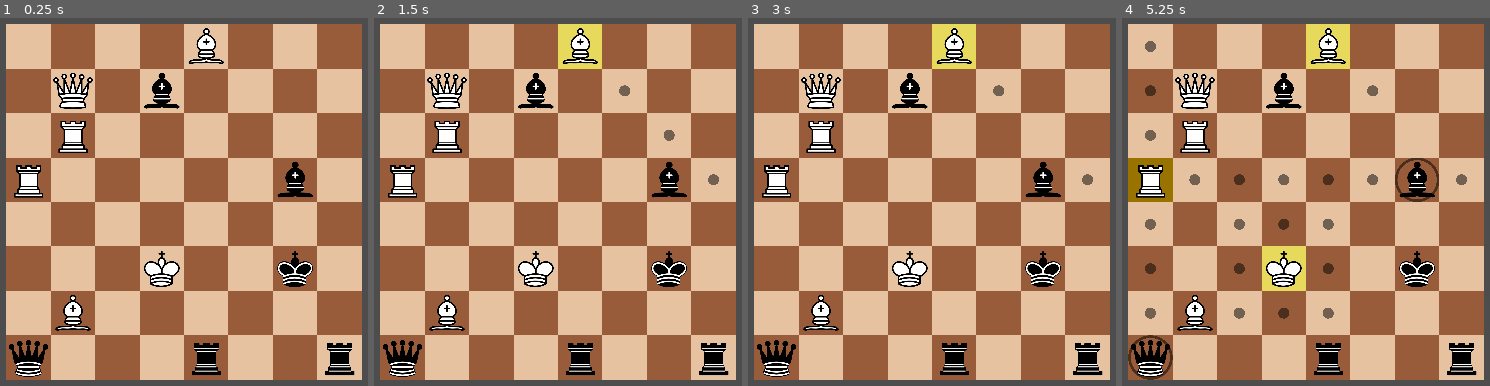
Above: before the commit, frames 1-4 (left to right).
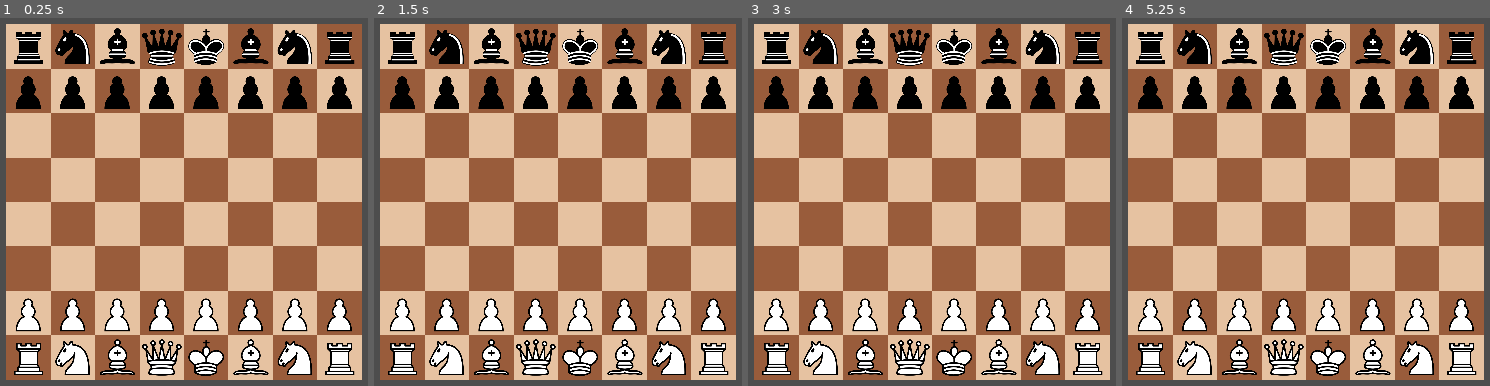
Above: after the commit, the same moments.

Repository: Fitzpatrick090976/2d-Chess-v3
Game: Godot game, scene res://Scenes/game.tscn
Same seed, same stepped clock (60 frames per second), same inputs: the game is played once before the commit and once after it.
Inputs (mouse positions are in pixels of both pictures, inside the frame that each line leads up to):
- Up to frame 1 (0.25 s): no input
- Up to frame 2 (1.5 s): tap Enter at 0.5 s; move the mouse to (580, 47) at 0.52 s; press the mouse at (580, 47) at 0.53 s; tap Space at 1.25 s; move the mouse to (447, 91) at 1.27 s; release the mouse at (447, 91) at 1.28 s; click (447, 91) at 1.35 s
- Up to frame 3 (3 s): tap Enter at 2 s; move the mouse to (909, 91) at 2.02 s; press the mouse at (909, 91) at 2.03 s; tap Space at 2.75 s; move the mouse to (821, 135) at 2.77 s; release the mouse at (821, 135) at 2.78 s; click (821, 135) at 2.85 s
- Up to frame 4 (5.25 s): tap Enter at 3.5 s; move the mouse to (1151, 179) at 3.52 s; press the mouse at (1151, 179) at 3.53 s; tap Space at 4.25 s; move the mouse to (1416, 179) at 4.27 s; release the mouse at (1416, 179) at 4.28 s; click (1416, 179) at 4.35 s; move the mouse to (1283, 268) at 5.02 s; press the mouse at (1283, 268) at 5.03 s

The runs differ from the first frame. In frame 1, 17% of the frame differs, in the area x 2-97%, y 2-98%; in frame 2, 18%; in frame 3, 18%; in frame 4, 21%, in the area x 1-97%, y 1-99%.

Commit message:
Knight, Pawn

Diff:
--- a/Scenes/game.tscn
+++ b/Scenes/game.tscn
@@ -8,6 +8,6 @@
 [node name="Camera2D" type="Camera2D" parent="."]
 
 [node name="Board" parent="." instance=ExtResource("1_bx6lc")]
-board_piece_setup = "4B3/1Q1b4/1R6/R5b1/8/3K2k1/1B6/q3r2r"
+board_piece_setup = "rnbqkbnr/pppppppp/8/8/8/8/PPPPPPPP/RNBQKBNR"
 
 [node name="Black" parent="." instance=ExtResource("2_1ssx0")]
--- a/Scenes/piece.tscn
+++ b/Scenes/piece.tscn
@@ -7,6 +7,7 @@
 radius = 32.0
 
 [node name="Piece" type="Node2D" node_paths=PackedStringArray("sprite", "collision_area")]
+z_index = 50
 script = ExtResource("1_caynk")
 sprite = NodePath("Sprite")
 collision_area = NodePath("CollisionArea")
--- a/Scenes/tile.tscn
+++ b/Scenes/tile.tscn
@@ -1,8 +1,11 @@
-[gd_scene load_steps=4 format=3 uid="uid://busi15fpf2m6o"]
+[gd_scene load_steps=5 format=3 uid="uid://busi15fpf2m6o"]
 
 [ext_resource type="Script" path="res://Scripts/tile.gd" id="1_nt510"]
 [ext_resource type="Texture2D" uid="uid://bkc3hv0j00wqg" path="res://Art/move_indicator.png" id="2_f3p5r"]
 [ext_resource type="Texture2D" uid="uid://bh8rlkllkrtql" path="res://Art/capture_indicator.png" id="3_mkdav"]
+
+[sub_resource type="RectangleShape2D" id="RectangleShape2D_dwddj"]
+size = Vector2(64, 64)
 
 [node name="Tile" type="ColorRect" node_paths=PackedStringArray("move_indicator", "capture_indicator")]
 custom_minimum_size = Vector2(64, 64)
@@ -37,3 +40,11 @@
 position = Vector2(32, 32)
 scale = Vector2(0.125, 0.125)
 texture = ExtResource("3_mkdav")
+
+[node name="StaticBody2D" type="StaticBody2D" parent="."]
+
+[node name="CollisionShape2D" type="CollisionShape2D" parent="StaticBody2D"]
+position = Vector2(32, 32)
+shape = SubResource("RectangleShape2D_dwddj")
+
+[connection signal="mouse_entered" from="StaticBody2D" to="." method="_on_mouse_entered"]
--- a/Scripts/Globals/enum_bus.gd
+++ b/Scripts/Globals/enum_bus.gd
@@ -10,5 +10,12 @@
 
 enum Dir {
 	NorthWest = -9, North = -8, NorthEast = -7, East = 1,
-	SouthEast = 9, South = 8, SouthWest = 7, West = -1
+	SouthEast = 9, South = 8, SouthWest = 7, West = -1,
+
+	KnightTopLeft = -17, KnightTopRight = -15,
+	KnightRightTop = -6, KnightRightBottom = 10,
+	KnightBottomRight = 17, KnightBottomLeft = 15,
+	KnightLeftBottom = 6, KnightLeftTop = -10,
+
+	WhitePawnDoubleStep = -16, BlackPawnDoubleStep = 16
 }
--- a/Scripts/Globals/signal_bus.gd
+++ b/Scripts/Globals/signal_bus.gd
@@ -11,3 +11,5 @@
 signal enable_highlight_tile(enable: bool, tile_index: int)
 
 signal enable_tile_indicators(enable: bool, tiles: Array[Tile])
+
+signal cursor_tile_collision(tile: Tile)
--- a/Scripts/board.gd
+++ b/Scripts/board.gd
@@ -22,6 +22,7 @@
 		var board_tile: Tile = board_parsed_result[board_tile_index]
 		add_child(board_tile)
 		board_tile.set_tile_default_colour()
+		board_tile.tile_virgin = true
 
 
 	SignalBus.start_turn.emit.call_deferred(EnumBus.Colour.White)
@@ -41,14 +42,6 @@
 	elif colour == EnumBus.Colour.Black:
 		SignalBus.enable_white_control.emit(false)
 		SignalBus.black_move.emit()
-
-	for tile: Tile in get_children():
-
-		var piece: Piece = tile.tile_piece
-		if piece.piece_exist:
-			for move: Tile in piece.piece_legal_moves:
-
-				print(move.tile_index, "\n")
 
 func delete_board_tile_piece_sprites():
 
@@ -112,6 +105,12 @@
 
 			EnumBus.Type.Knight:
 				repeat = false
+				piece_dirs = [
+					EnumBus.Dir.KnightTopLeft, EnumBus.Dir.KnightTopRight,
+					EnumBus.Dir.KnightRightTop, EnumBus.Dir.KnightRightBottom,
+					EnumBus.Dir.KnightBottomRight, EnumBus.Dir.KnightBottomLeft,
+					EnumBus.Dir.KnightLeftBottom, EnumBus.Dir.KnightLeftTop,
+				]
 
 			EnumBus.Type.Rook:
 				repeat = true
@@ -125,12 +124,14 @@
 				if colour == EnumBus.Colour.White:
 					piece_dirs = [
 						EnumBus.Dir.North, # Normal
-						EnumBus.Dir.NorthWest, EnumBus.Dir.NorthEast # Capture
+						EnumBus.Dir.NorthWest, EnumBus.Dir.NorthEast, # Capture
+						EnumBus.Dir.WhitePawnDoubleStep
 					]
 				elif colour == EnumBus.Colour.Black:
 					piece_dirs = [
 						EnumBus.Dir.South, # Normal
-						EnumBus.Dir.SouthWest, EnumBus.Dir.SouthEast # Capture
+						EnumBus.Dir.SouthWest, EnumBus.Dir.SouthEast, # Capture
+						EnumBus.Dir.BlackPawnDoubleStep
 					]
 
 		# For each available direction, determine moves
@@ -153,8 +154,52 @@
 
 	# Check if we're a pawn
 	if type == EnumBus.Type.Pawn:
-		# TODO
-		pass
+		# Double step
+		var double_steps: Array[EnumBus.Dir] = [EnumBus.Dir.WhitePawnDoubleStep, EnumBus.Dir.BlackPawnDoubleStep]
+
+		if dir in double_steps and src_tile.tile_virgin and not dest_tile.tile_piece.piece_exist:
+			var starting_rank: Array
+			if colour == EnumBus.Colour.White:
+				starting_rank = range(48, 56)
+			elif colour == EnumBus.Colour.Black:
+				starting_rank = range(8, 24)
+
+			if src_tile_index in starting_rank:
+				piece.piece_legal_moves.append(dest_tile)
+				return
+
+			return
+
+		# Piece capture
+		var capture_dirs: Array[EnumBus.Dir] = [
+			EnumBus.Dir.NorthWest, EnumBus.Dir.NorthEast,
+			EnumBus.Dir.SouthWest, EnumBus.Dir.SouthEast,
+		]
+
+		if dir in capture_dirs:
+
+			if not dest_tile.tile_piece.piece_exist:
+				return
+			# Check if piece colour is opposite colour's
+			var target_piece: Piece = dest_tile.tile_piece
+
+			if target_piece.piece_colour == colour:
+				# It's our own piece, cannot capture -- direction invalid
+				return
+			elif target_piece.piece_colour != colour:
+				# We can capture this piece
+				piece.piece_legal_moves.append(dest_tile)
+				return
+
+		# Normal move
+
+			# Check if dest is occupied by another piece
+
+		if dest_tile.tile_piece.piece_exist == true:
+			return
+		elif dest_tile.tile_piece.piece_exist == false:
+			piece.piece_legal_moves.append(dest_tile)
+			return
 
 	# Check if dest is occupied by another piece
 	if dest_tile.tile_piece.piece_exist == true:
@@ -181,11 +226,40 @@
 func check_if_on_edge_tile(src_tile_index: int, type: EnumBus.Type):
 
 	if type == EnumBus.Type.Knight:
+		var knight_top_left_range = range(0, 24)
+		knight_top_left_range.append_array(range(0, 57, 8))
+
+		var knight_top_right_range = range(0, 24)
+		knight_top_right_range.append_array(range(7, 64, 8))
+
+		var knight_right_top_range =  range(7, 64, 8)
+		knight_right_top_range.append_array(range(6, 63, 8))
+		knight_right_top_range.append_array(range(0, 8))
+
+		var knight_right_bottom_range = range(7, 64, 8)
+		knight_right_bottom_range.append_array(range(6, 63, 8))
+		knight_right_bottom_range.append_array(range(56, 64))
+
+		var knight_bottom_right_range = range(48, 64)
+		knight_bottom_right_range.append_array(range(7, 64, 8))
+
+		var knight_bottom_left_range = range(48, 64)
+		knight_bottom_left_range.append_array(range(0, 57, 8))
+
+		var knight_left_bottom_range = range(0, 57, 8)
+		knight_left_bottom_range.append_array(range(1, 58, 8))
+		knight_left_bottom_range.append_array(range(57, 63))
+
+		var knight_left_top_range = range(0, 57, 8)
+		knight_left_top_range.append_array(range(1, 58, 8))
+		knight_left_top_range.append_array(range(1, 7))
+
 		var knight_edge_tiles: Array = [
-
+			knight_top_left_range, knight_top_right_range,
+			knight_right_top_range, knight_right_bottom_range,
+			knight_bottom_right_range, knight_bottom_left_range,
+			knight_left_bottom_range, knight_left_top_range,
 		]
-
-		# TODO
 
 		for knight_edge_tiles_range in knight_edge_tiles:
 			if src_tile_index in knight_edge_tiles_range:
@@ -209,11 +283,60 @@
 func check_if_dir_forbidden(dir: EnumBus.Dir, src_tile_index: int, type: EnumBus.Type):
 
 	if type == EnumBus.Type.Knight:
+		var knight_top_left_range = range(0, 24)
+		knight_top_left_range.append_array(range(0, 57, 8))
+
+		var knight_top_right_range = range(0, 24)
+		knight_top_right_range.append_array(range(7, 64, 8))
+
+		var knight_right_top_range =  range(7, 64, 8)
+		knight_right_top_range.append_array(range(6, 63, 8))
+		knight_right_top_range.append_array(range(0, 8))
+
+		var knight_right_bottom_range = range(7, 64, 8)
+		knight_right_bottom_range.append_array(range(6, 63, 8))
+		knight_right_bottom_range.append_array(range(56, 64))
+
+		var knight_bottom_right_range = range(48, 64)
+		knight_bottom_right_range.append_array(range(7, 64, 8))
+
+		var knight_bottom_left_range = range(48, 64)
+		knight_bottom_left_range.append_array(range(0, 57, 8))
+
+		var knight_left_bottom_range = range(0, 57, 8)
+		knight_left_bottom_range.append_array(range(1, 58, 8))
+		knight_left_bottom_range.append_array(range(57, 63))
+
+		var knight_left_top_range = range(0, 57, 8)
+		knight_left_top_range.append_array(range(1, 58, 8))
+		knight_left_top_range.append_array(range(1, 7))
+
 		var knight_edge_tiles: Array = [
-
+			knight_top_left_range, knight_top_right_range,
+			knight_right_top_range, knight_right_bottom_range,
+			knight_bottom_right_range, knight_bottom_left_range,
+			knight_left_bottom_range, knight_left_top_range,
 		]
 
-		# TODO
+		var knight_edge_tiles_forbidden_dirs: Dictionary = {
+			str(knight_top_left_range): EnumBus.Dir.KnightTopLeft,
+			str(knight_top_right_range): EnumBus.Dir.KnightTopRight,
+			str(knight_right_top_range): EnumBus.Dir.KnightRightTop,
+			str(knight_right_bottom_range): EnumBus.Dir.KnightRightBottom,
+			str(knight_bottom_right_range): EnumBus.Dir.KnightBottomRight,
+			str(knight_bottom_left_range): EnumBus.Dir.KnightBottomLeft,
+			str(knight_left_bottom_range): EnumBus.Dir.KnightLeftBottom,
+			str(knight_left_top_range): EnumBus.Dir.KnightLeftTop,
+		}
+
+		var my_forbidden_dirs: Array[EnumBus.Dir] = []
+		for knight_edge_tiles_range in knight_edge_tiles:
+			if src_tile_index in knight_edge_tiles_range:
+				my_forbidden_dirs.append(knight_edge_tiles_forbidden_dirs[str(knight_edge_tiles_range)])
+
+		# Check if the direction that we intend to move in is forbidden
+		if dir in my_forbidden_dirs:
+			return true
 
 	elif type != EnumBus.Type.Knight:
 		var normal_edge_tiles: Array = [ # Array of ranges containing "edge tiles"
--- a/Scripts/piece.gd
+++ b/Scripts/piece.gd
@@ -32,7 +32,7 @@
 @export var collision_area: Area2D
 
 var cursor_colliding: bool = false
-#var piece_draggable: bool = false
+var piece_draggable: bool = false
 
 func set_collision_area() -> void:
 
@@ -75,8 +75,36 @@
 		# Enable "move indicators"
 		SignalBus.enable_tile_indicators.emit(true, piece_legal_moves)
 
+		piece_draggable = true
+		z_index += 1
+
 	elif event.is_action_released("left_click"):
 
 		# Disable highlight & indicators
 		SignalBus.enable_highlight_tile.emit(false, piece_tile_index)
 		SignalBus.enable_tile_indicators.emit(false, piece_legal_moves)
+
+		piece_draggable = false
+		z_index -= 1
+
+
+func _physics_process(delta: float) -> void:
+	if piece_draggable:
+		global_position = get_global_mouse_position()
+
+# Cursor Tile Collision
+
+var piece_last_cursor_tile_collision: Tile
+
+func _ready() -> void:
+
+	SignalBus.cursor_tile_collision.connect(_on_cursor_tile_collision)
+
+func _on_cursor_tile_collision(tile: Tile):
+
+	if not piece_draggable:
+		return
+
+	piece_last_cursor_tile_collision = tile
+
+	print(piece_last_cursor_tile_collision.tile_index)
--- a/Scripts/tile.gd
+++ b/Scripts/tile.gd
@@ -4,6 +4,7 @@
 
 @export var tile_index: int
 @export var tile_dark: bool
+@export var tile_virgin: bool
 @export var tile_piece: Piece
 
 # Tile Visual Representation
@@ -38,3 +39,8 @@
 		capture_indicator.visible = enable
 	elif not tile_piece.piece_exist:
 		move_indicator.visible = enable
+
+# Cursor Tile Collision
+
+func _on_mouse_entered() -> void:
+	SignalBus.cursor_tile_collision.emit(self)
